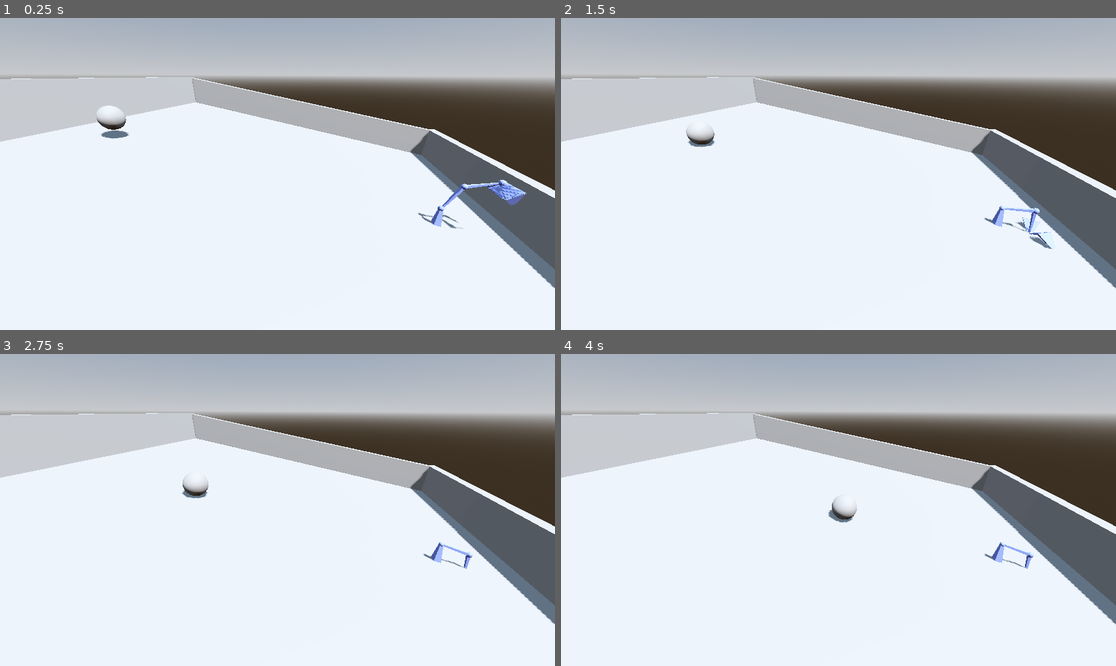
Above: before the commit, frames 1-4 (two rows, left to right).
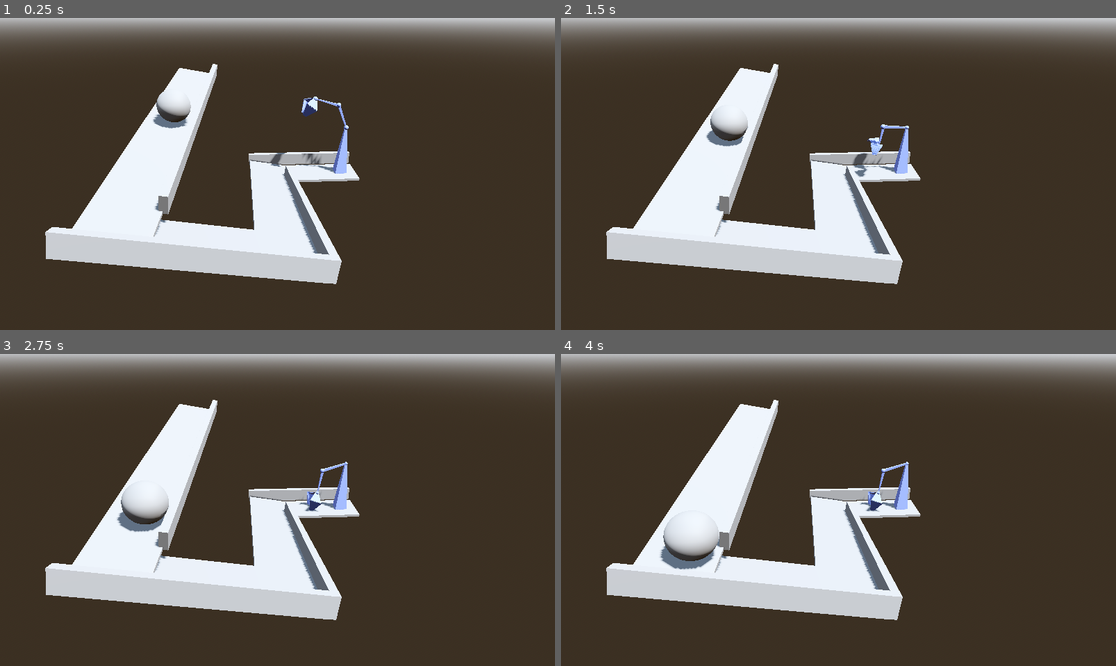
Above: after the commit, the same moments.

Repository: Sahib17/Assignment-4---COMP-360
Game: Godot game, scene res://main.tscn
Same seed, same stepped clock (60 frames per second), same inputs: the game is played once before the commit and once after it.
Inputs:
- Up to frame 1 (0.25 s): no input
- Up to frame 2 (1.5 s): no input
- Up to frame 3 (2.75 s): no input
- Up to frame 4 (4 s): no input

The runs differ from the first frame. In frame 1, 83% of the frame differs, in the area x 0-100%, y 0-100%; in frame 2, 84%; in frame 3, 84%; in frame 4, 84%.

Commit message:
new map layout

Diff:
--- a/main.tscn
+++ b/main.tscn
@@ -23,26 +23,53 @@
 
 [sub_resource type="SphereShape3D" id="SphereShape3D_a7nsb"]
 
-[sub_resource type="BoxMesh" id="BoxMesh_qfo03"]
-size = Vector3(20, 0.05, 20)
+[sub_resource type="BoxMesh" id="BoxMesh_7d2us"]
+size = Vector3(10, 0.1, 1.5)
 
-[sub_resource type="BoxShape3D" id="BoxShape3D_5554l"]
-size = Vector3(20, 0, 20)
+[sub_resource type="BoxShape3D" id="BoxShape3D_wlcgl"]
+size = Vector3(10, 0.1, 1.5)
 
-[sub_resource type="BoxMesh" id="BoxMesh_kp6j3"]
-size = Vector3(20, 2, 0.5)
+[sub_resource type="BoxMesh" id="BoxMesh_onude"]
+size = Vector3(1.5, 0.1, 5)
 
-[sub_resource type="BoxShape3D" id="BoxShape3D_o2tcm"]
-size = Vector3(20, 2, 0.5)
+[sub_resource type="BoxShape3D" id="BoxShape3D_np4yc"]
+size = Vector3(1.5, 0.1, 5)
 
-[sub_resource type="BoxMesh" id="BoxMesh_soyr1"]
-size = Vector3(0.5, 2, 19.8)
+[sub_resource type="BoxMesh" id="BoxMesh_l2gww"]
+size = Vector3(9, 0.5, 0.2)
 
-[sub_resource type="BoxShape3D" id="BoxShape3D_tj213"]
-size = Vector3(0.5, 2, 19.8)
+[sub_resource type="BoxShape3D" id="BoxShape3D_ndc2b"]
+size = Vector3(9, 0.5, 0.2)
 
-[sub_resource type="BoxShape3D" id="BoxShape3D_eh3im"]
-size = Vector3(0.5, 2, 19.8)
+[sub_resource type="BoxMesh" id="BoxMesh_oag4j"]
+size = Vector3(0.2, 0.5, 5)
+
+[sub_resource type="BoxShape3D" id="BoxShape3D_70ffl"]
+size = Vector3(0.2, 0.5, 5)
+
+[sub_resource type="BoxMesh" id="BoxMesh_x5iev"]
+size = Vector3(7, 0.1, 1.5)
+
+[sub_resource type="BoxShape3D" id="BoxShape3D_rsrp1"]
+size = Vector3(7, 0.1, 1.5)
+
+[sub_resource type="BoxMesh" id="BoxMesh_wgrj3"]
+size = Vector3(7, 0.5, 0.2)
+
+[sub_resource type="BoxShape3D" id="BoxShape3D_p38xk"]
+size = Vector3(7, 0.5, 0.2)
+
+[sub_resource type="BoxMesh" id="BoxMesh_2rse0"]
+size = Vector3(1.5, 0.1, 4)
+
+[sub_resource type="BoxShape3D" id="BoxShape3D_p1mld"]
+size = Vector3(1.5, 0.1, 4)
+
+[sub_resource type="BoxMesh" id="BoxMesh_vwuqt"]
+size = Vector3(0.2, 0.5, 4.5)
+
+[sub_resource type="BoxShape3D" id="BoxShape3D_vvu5h"]
+size = Vector3(0.2, 0.5, 4.5)
 
 [node name="origin" type="Node3D"]
 
@@ -54,13 +81,14 @@
 environment = SubResource("Environment_qusxx")
 
 [node name="Camera3D" type="Camera3D" parent="."]
-transform = Transform3D(-0.220251, -0.425193, 0.877895, 0.00478515, 0.899514, 0.436865, -0.975431, 0.100421, -0.196084, 7.1495, 3.82774, -1.79541)
+transform = Transform3D(0.0681377, -0.436148, 0.897292, 0.0047852, 0.899515, 0.436865, -0.997664, -0.0254732, 0.0633779, 9.98418, 6.48792, -2.6876)
+fov = 51.7354
 
 [node name="arm" parent="." instance=ExtResource("1_sb113")]
-transform = Transform3D(1, 0, 0, 0, 1, 0, 0, 0, 1, 0.0726399, -2.37608, -6.25749)
+transform = Transform3D(-1, 0, -8.74228e-08, 0, 1, 0, 8.74228e-08, 0, -1, -2.40325, 0.48236, -6.25749)
 
 [node name="Ball" type="RigidBody3D" parent="."]
-transform = Transform3D(1, 0, 0, 0, 1, 0, 0, 0, 1, 0, 2.42453, 7.14436)
+transform = Transform3D(1, 0, 0, 0, 1, 0, 0, 0, 1, -0.0284376, 4.10597, -0.16341)
 physics_material_override = SubResource("PhysicsMaterial_wbuve")
 linear_damp = 0.1
 angular_damp = 0.05
@@ -71,56 +99,84 @@
 [node name="CollisionShape3D" type="CollisionShape3D" parent="Ball"]
 shape = SubResource("SphereShape3D_a7nsb")
 
-[node name="Ramp" type="StaticBody3D" parent="."]
+[node name="StaticBody3D" type="StaticBody3D" parent="."]
+transform = Transform3D(1, 0, 0, 0, 1, 0, 0, 0, 1, 0, -1.53067, 0)
 
-[node name="MeshInstance3D" type="MeshInstance3D" parent="Ramp"]
-transform = Transform3D(1, 0, 0, 0, 0.984808, 0.173648, 0, -0.173648, 0.984808, 0, 0, 0)
-mesh = SubResource("BoxMesh_qfo03")
+[node name="MeshInstance3D" type="MeshInstance3D" parent="StaticBody3D"]
+transform = Transform3D(0.984808, 0.173648, 0, -0.17101, 0.969846, 0.173648, 0.0301537, -0.17101, 0.984808, 0, 5, 0)
+mesh = SubResource("BoxMesh_7d2us")
 
-[node name="CollisionShape3D" type="CollisionShape3D" parent="Ramp"]
-transform = Transform3D(1, 0, 0, 0, 0.984808, 0.173648, 0, -0.173648, 0.984808, 0, 0, 0)
-shape = SubResource("BoxShape3D_5554l")
+[node name="CollisionShape3D" type="CollisionShape3D" parent="StaticBody3D"]
+transform = Transform3D(0.984808, 0.173648, 0, -0.17101, 0.969846, 0.173648, 0.0301537, -0.17101, 0.984808, 0, 5, 0)
+shape = SubResource("BoxShape3D_wlcgl")
 
-[node name="Wall 1" type="StaticBody3D" parent="."]
-transform = Transform3D(1, 0, 0, 0, 1, 0, 0, 0, 1, 0, -1.22168, -9.60039)
+[node name="StaticBody3D2" type="StaticBody3D" parent="."]
+transform = Transform3D(1, 0, 0, 0, 1, 0, 0, 0, 1, 4.46483, 2.24117, -1.89973)
 
-[node name="MeshInstance3D" type="MeshInstance3D" parent="Wall 1"]
-transform = Transform3D(1, 0, 0, 0, 1, 0, 0, 0, 1, 0, 0.504551, 0)
-mesh = SubResource("BoxMesh_kp6j3")
+[node name="MeshInstance3D" type="MeshInstance3D" parent="StaticBody3D2"]
+transform = Transform3D(0.984808, -0.173648, 0, 0.17101, 0.969846, 0.173648, -0.0301537, -0.17101, 0.984808, 0.0354986, 0.0289345, 0.279167)
+mesh = SubResource("BoxMesh_onude")
 
-[node name="CollisionShape3D" type="CollisionShape3D" parent="Wall 1"]
-transform = Transform3D(1, 0, 0, 0, 1, 0, 0, 0, 1, 0, 0.5, 0)
-shape = SubResource("BoxShape3D_o2tcm")
+[node name="CollisionShape3D" type="CollisionShape3D" parent="StaticBody3D2"]
+transform = Transform3D(0.984808, -0.173648, 0, 0.17101, 0.969846, 0.173648, -0.0301537, -0.17101, 0.984808, 0.035, 0.029, 0.279)
+shape = SubResource("BoxShape3D_np4yc")
 
-[node name="Wall 2" type="StaticBody3D" parent="."]
-transform = Transform3D(1, 0, 0, 0, 1, 0, 0, 0, 1, 0, 2.15615, 9.55085)
+[node name="StaticBody3D3" type="StaticBody3D" parent="."]
 
-[node name="MeshInstance3D" type="MeshInstance3D" parent="Wall 2"]
-transform = Transform3D(1, 0, 0, 0, 1, 0, 0, 0, 1, 0, 0.504551, 0)
-mesh = SubResource("BoxMesh_kp6j3")
+[node name="MeshInstance3D" type="MeshInstance3D" parent="StaticBody3D3"]
+transform = Transform3D(0.984808, 0.173648, 0, -0.17101, 0.969846, 0.173648, 0.0301537, -0.17101, 0.984808, -0.484385, 3.64426, -0.808988)
+mesh = SubResource("BoxMesh_l2gww")
 
-[node name="CollisionShape3D" type="CollisionShape3D" parent="Wall 2"]
-transform = Transform3D(1, 0, 0, 0, 1, 0, 0, 0, 1, 0, 0.5, 0)
-shape = SubResource("BoxShape3D_o2tcm")
+[node name="CollisionShape3D" type="CollisionShape3D" parent="StaticBody3D3"]
+transform = Transform3D(0.984808, 0.173648, 0, -0.17101, 0.969846, 0.173648, 0.0301537, -0.17101, 0.984808, -0.484, 3.644, -0.809)
+shape = SubResource("BoxShape3D_ndc2b")
 
-[node name="Wall 3" type="StaticBody3D" parent="."]
-transform = Transform3D(1, 0, 0, 0, 1, 0, 0, 0, 1, 0, 0.349043, 0)
+[node name="StaticBody3D4" type="StaticBody3D" parent="."]
 
-[node name="MeshInstance3D" type="MeshInstance3D" parent="Wall 3"]
-transform = Transform3D(1, 0, 0, 0, 0.984808, 0.173648, 0, -0.173648, 0.984808, 9.75242, 0.568931, 0)
-mesh = SubResource("BoxMesh_soyr1")
+[node name="MeshInstance3D" type="MeshInstance3D" parent="StaticBody3D4"]
+transform = Transform3D(0.984808, -0.173648, 0, 0.17101, 0.969846, 0.173648, -0.0301537, -0.17101, 0.984808, 5.32207, 2.59479, -1.5936)
+mesh = SubResource("BoxMesh_oag4j")
 
-[node name="CollisionShape3D" type="CollisionShape3D" parent="Wall 3"]
-transform = Transform3D(1, 0, 0, 0, 0.984808, 0.173648, 0, -0.173648, 0.984808, 9.7, 0.5, 0)
-shape = SubResource("BoxShape3D_tj213")
+[node name="CollisionShape3D" type="CollisionShape3D" parent="StaticBody3D4"]
+transform = Transform3D(0.984808, -0.173648, 0, 0.17101, 0.969846, 0.173648, -0.0301537, -0.17101, 0.984808, 5.322, 2.595, -1.594)
+shape = SubResource("BoxShape3D_70ffl")
 
-[node name="Wall 4" type="StaticBody3D" parent="."]
-transform = Transform3D(1, 0, 0, 0, 1, 0, 0, 0, 1, -19.5906, 0.349043, 0)
+[node name="StaticBody3D5" type="StaticBody3D" parent="."]
+transform = Transform3D(1, 0, 0, 0, 1, 0, 0, 0, 1, 0, -0.0673869, 0)
 
-[node name="MeshInstance3D" type="MeshInstance3D" parent="Wall 4"]
-transform = Transform3D(1, 0, 0, 0, 0.984808, 0.173648, 0, -0.173648, 0.984808, 9.75242, 0.568931, 0)
-mesh = SubResource("BoxMesh_soyr1")
+[node name="MeshInstance3D" type="MeshInstance3D" parent="StaticBody3D5"]
+transform = Transform3D(0.984808, -0.173648, 0, 0.17101, 0.969846, 0.173648, -0.0301537, -0.17101, 0.984808, 0.377999, 1.30704, -3.22154)
+mesh = SubResource("BoxMesh_x5iev")
 
-[node name="CollisionShape3D" type="CollisionShape3D" parent="Wall 4"]
-transform = Transform3D(1, 0, 0, 0, 0.984808, 0.173648, 0, -0.173648, 0.984808, 9.7, 0.5, 0)
-shape = SubResource("BoxShape3D_eh3im")
+[node name="CollisionShape3D" type="CollisionShape3D" parent="StaticBody3D5"]
+transform = Transform3D(0.984808, -0.173648, 0, 0.17101, 0.969846, 0.173648, -0.0301537, -0.17101, 0.984808, 0.378, 1.307, -3.222)
+shape = SubResource("BoxShape3D_rsrp1")
+
+[node name="StaticBody3D6" type="StaticBody3D" parent="."]
+
+[node name="MeshInstance3D" type="MeshInstance3D" parent="StaticBody3D6"]
+transform = Transform3D(0.984808, -0.173648, 0, 0.17101, 0.969846, 0.173648, -0.0301537, -0.17101, 0.984808, 1.96015, 1.56599, -3.98467)
+mesh = SubResource("BoxMesh_wgrj3")
+
+[node name="CollisionShape3D" type="CollisionShape3D" parent="StaticBody3D6"]
+transform = Transform3D(0.984808, -0.173648, 0, 0.17101, 0.969846, 0.173648, -0.0301537, -0.17101, 0.984808, 1.96, 1.566, -3.985)
+shape = SubResource("BoxShape3D_p38xk")
+
+[node name="StaticBody3D7" type="StaticBody3D" parent="."]
+
+[node name="MeshInstance3D" type="MeshInstance3D" parent="StaticBody3D7"]
+transform = Transform3D(1, 0, 0, 0, 1, 0, 0, 0, 1, -2.38619, 0.478711, -4.91033)
+mesh = SubResource("BoxMesh_2rse0")
+
+[node name="CollisionShape3D" type="CollisionShape3D" parent="StaticBody3D7"]
+transform = Transform3D(1, 0, 0, 0, 1, 0, 0, 0, 1, -2.386, 0.479, -4.91)
+shape = SubResource("BoxShape3D_p1mld")
+
+[node name="StaticBody3D8" type="StaticBody3D" parent="."]
+transform = Transform3D(1, 0, 0, 0, 1, 0, 0, 0, 1, -3.2577, 0.804546, -4.59488)
+
+[node name="MeshInstance3D" type="MeshInstance3D" parent="StaticBody3D8"]
+mesh = SubResource("BoxMesh_vwuqt")
+
+[node name="CollisionShape3D" type="CollisionShape3D" parent="StaticBody3D8"]
+shape = SubResource("BoxShape3D_vvu5h")
Binary file added: baseball_01.bin
Not shown: 1 places in main.tscn that only renumber resources
